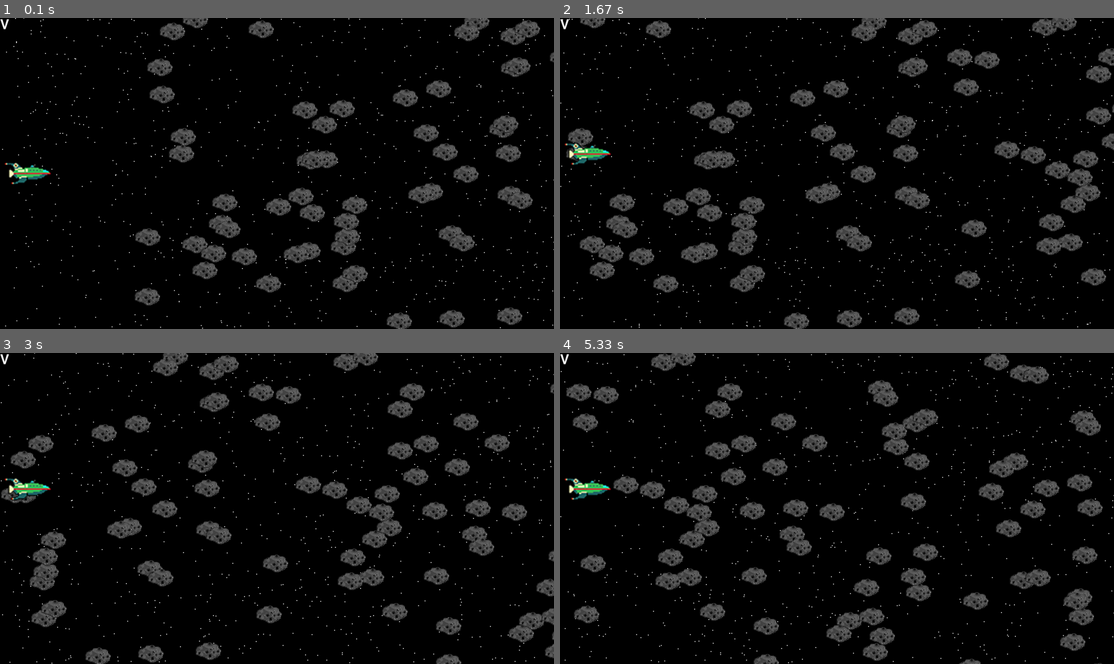
Above: before the commit, frames 1-4 (two rows, left to right).
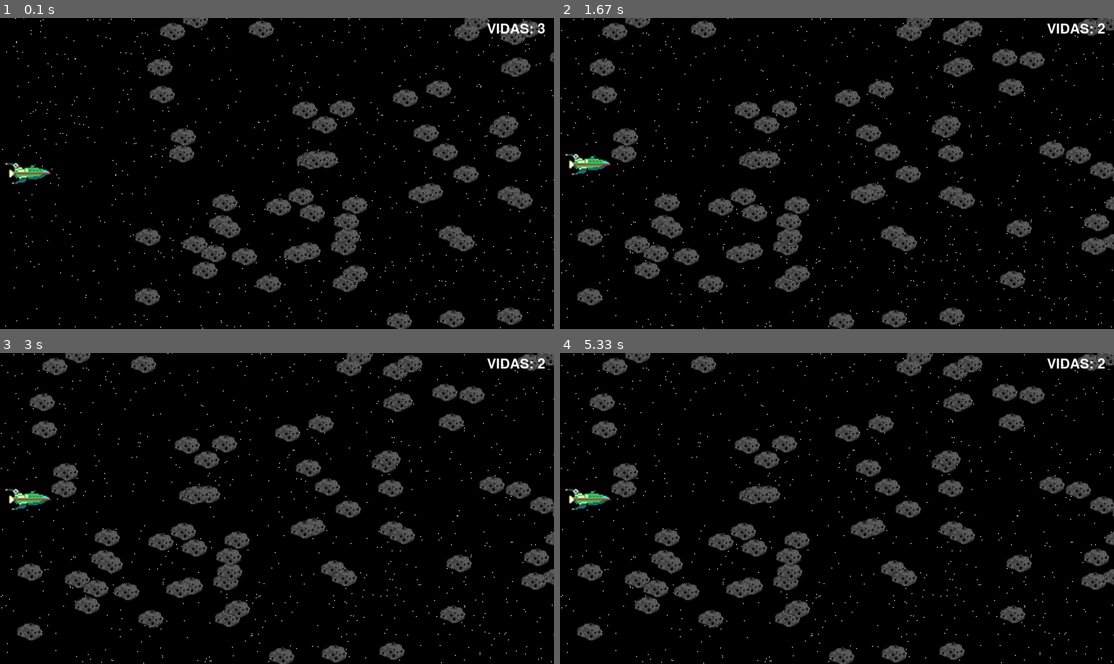
Above: after the commit, the same moments.

Repository: anttru/pygamestars
Game: pygame game, started from game.py
Same seed, same stepped clock (60 frames per second), same inputs: the game is played once before the commit and once after it.
Inputs:
- Up to frame 1 (0.1 s): no input
- Up to frame 2 (1.67 s): hold Up 0.33-0.8 s; hold Down 0.83-1.13 s; hold Up 1.17-1.53 s
- Up to frame 3 (3 s): no input
- Up to frame 4 (5.33 s): no input

The runs differ from the first frame. In frame 1, 0.2% of the frame differs, in the area x 0-99%, y 0-6%; in frame 2, 23%; in frame 3, 23%; in frame 4, 23%, in the area x 0-100%, y 0-100%.

Commit message:
Added collisions, stop and lives counter

Diff:
--- a/thequestlib/game.py
+++ b/thequestlib/game.py
@@ -1,3 +1,4 @@
+from typing import Text
 import pygame as pg
 from random import randint
 from thequestlib import BLACK, GAME_FONT, STARS_AMOUNT, STAR_SPEEDS
@@ -9,11 +10,18 @@
         self.screen = pg.display.set_mode((self.displayinfo.current_w, self.displayinfo.current_h))
         self.font = pg.font.Font("freesansbold.ttf", 32)
 
-
+        self.lives = 3
         self.stars = pg.sprite.Group()
         self.meteorites = pg.sprite.Group()
-        self.spaceships = pg.sprite.Group(Spaceship(self.screen))
-        self.texts = pg.sprite.Group(TextDisplay(self.font, "V", (0,0)))
+        self.spaceship = Spaceship(self, self.screen)
+        self.spaceships = pg.sprite.Group(self.spaceship)
+        self.texts = pg.sprite.Group()
+
+        self.lifetext = TextDisplay(self.font, "VIDAS: {}".format(self.lives))
+        self.lifetext.rect.topright = [self.displayinfo.current_w - 20, 0 + 10]
+        self.texts.add(self.lifetext)
+
+        self.stop = False
 
         for speed in STAR_SPEEDS:
             self.generateField(STARS_AMOUNT, self.stars, Star, speed)
@@ -23,7 +31,7 @@
         self.newLevel = True
         self.level = 0
         self.font = None
-        self.lives = 3
+
         self.levels = {1: (),
                        2:(5,11,17,23,29,35,41),
                        3: (5,11,17,23,29,35,41,6,7,8,9,10,18,19,20,21,22,30,31,32,33,34)
@@ -34,9 +42,16 @@
     def generateField(self, amount : int, container : pg.sprite.Group, spritetype : pg.sprite.Sprite, speed = 1):
         for i in range(amount):
             position = [randint(0, self.displayinfo.current_w - 1), randint(0, self.displayinfo.current_h - 1)]
-            sprite = spritetype(self.screen, position = position, speed = speed)
+            sprite = spritetype(self, self.screen, position = position, speed = speed)
             container.add(sprite)
         return container
+
+    def detectCollisions(self):
+        if self.stop == False:
+            for obstacle in self.meteorites:
+                if obstacle.rect.colliderect(self.spaceship.rect):
+                    self.lives -= 1
+                    self.stop = True
 
     def mainloop(self):
         while not self.game_over:
@@ -46,10 +61,15 @@
                 if event.type == pg.QUIT:
                         self.game_over = True
 
+            self.detectCollisions()
+
             self.screen.fill(BLACK)
             self.stars.update()
             self.meteorites.update()
             self.spaceships.update()
+            self.lifetext.update("VIDAS: {}".format(self.lives))
+
+
 
             self.stars.draw(self.screen)
             self.meteorites.draw(self.screen)
--- a/thequestlib/sprites.py
+++ b/thequestlib/sprites.py
@@ -3,8 +3,9 @@
 from thequestlib import METEORITE_SPRITE, SPACESHIP_SPRITE, WHITE
 
 class SpaceThing(pg.sprite.Sprite):
-    def __init__(self, screen : pg.display, surface : pg.Surface, position = [0,0], speed = 1):
+    def __init__(self, game, screen : pg.display, surface : pg.Surface, position = [0,0], speed = 1):
         super().__init__()
+        self.game = game
         self.screen = screen
         self.image = surface
         self.rect = self.image.get_rect()
@@ -12,31 +13,34 @@
         self.speed = speed
 
 class Star(SpaceThing):
-    def __init__(self, screen : pg.display, position = [0,0], speed = 1):
-        super().__init__(screen, pg.Surface((2, 2)) ,position, speed)
+    def __init__(self, game, screen : pg.display, position = [0,0], speed = 1):
+        super().__init__(game, screen, pg.Surface((2, 2)) ,position, speed)
         self.image.fill(WHITE)
 
     def update(self):
-        self.rect.x -= self.speed
-        if self.rect.x <= 0:
-            self.rect.x = self.screen.get_width() - 1
-            self.rect.y = randint(0, self.screen.get_height() - 1)
+        if self.game.stop == False:
+            self.rect.x -= self.speed
+            if self.rect.x <= 0:
+                self.rect.x = self.screen.get_width() - 1
+                self.rect.y = randint(0, self.screen.get_height() - 1)
 
 
 class Obstacle(SpaceThing):
-    def __init__(self, screen : pg.display, position = [0,0], speed = 4):
-        super().__init__(screen, pg.image.load(METEORITE_SPRITE) ,position, speed)
+    def __init__(self, game, screen : pg.display, position = [0,0], speed = 4):
+        super().__init__(game, screen, pg.image.load(METEORITE_SPRITE) ,position, speed)
         self.rect.centerx += self.screen.get_height()//2
 
     def update(self):
-        self.rect.x -= self.speed
-        if self.rect.x <= 0:
-            self.rect.x = self.screen.get_width() - 1
-            self.rect.y = randint(0, self.screen.get_height() - 1)
+        if self.game.stop == False:
+            self.rect.x -= self.speed
+            if self.rect.x <= 0:
+                self.rect.x = self.screen.get_width() - 1
+                self.rect.y = randint(0, self.screen.get_height() - 1)
 
 class Spaceship(pg.sprite.Sprite):
-    def __init__(self, screen : pg.display):
+    def __init__(self, game,  screen : pg.display):
         super().__init__()
+        self.game = game
         self.speed = 0
         self.screen = screen
         self.image = pg.image.load(SPACESHIP_SPRITE)
@@ -44,23 +48,37 @@
         self.rect.center = (self.screen.get_width()//20, self.screen.get_height()//2)
 
     def update(self):
-        if 40 <= self.rect.topleft[1]:
-            if pg.key.get_pressed()[pg.K_UP]:
-                self.speed += 0.1
-                self.rect.y -= self.speed
+        if self.game.stop == False:
+            if 40 <= self.rect.topleft[1]:
+                if pg.key.get_pressed()[pg.K_UP]:
+                    self.speed += 0.1
+                    self.rect.y -= self.speed
 
-        if self.screen.get_height()- 40 >= self.rect.bottomleft[1]:
-            if pg.key.get_pressed()[pg.K_DOWN]:
-                self.speed +=0.1
-                self.rect.y += self.speed
+            if self.screen.get_height()- 40 >= self.rect.bottomleft[1]:
+                if pg.key.get_pressed()[pg.K_DOWN]:
+                    self.speed +=0.1
+                    self.rect.y += self.speed
 
-        if not pg.key.get_pressed()[pg.K_UP] and not pg.key.get_pressed()[pg.K_DOWN]:
+            if not pg.key.get_pressed()[pg.K_UP] and not pg.key.get_pressed()[pg.K_DOWN]:
+                self.speed = 0
+        else:
             self.speed = 0
 
 class TextDisplay(pg.sprite.Sprite):
-    def __init__(self, font : pg.font.Font, text, position):
+    def __init__(self, font : pg.font.Font, text = "", position = [0,0]):
         super().__init__()
+        self.font = font
+        self.position = position
         self.image = font.render(text, True, WHITE)
         self.rect = self.image.get_rect()
         self.rect.x = position[0]
         self.rect.y = position[1]
+        self.text = text
+
+    def update(self, text):
+        self.text = text
+        self.position = (self.rect.x, self.rect.y)
+        self.image = self.font.render(text, True, WHITE)
+        self.rect = self.image.get_rect()
+        self.rect.x = self.position[0]
+        self.rect.y = self.position[1]
